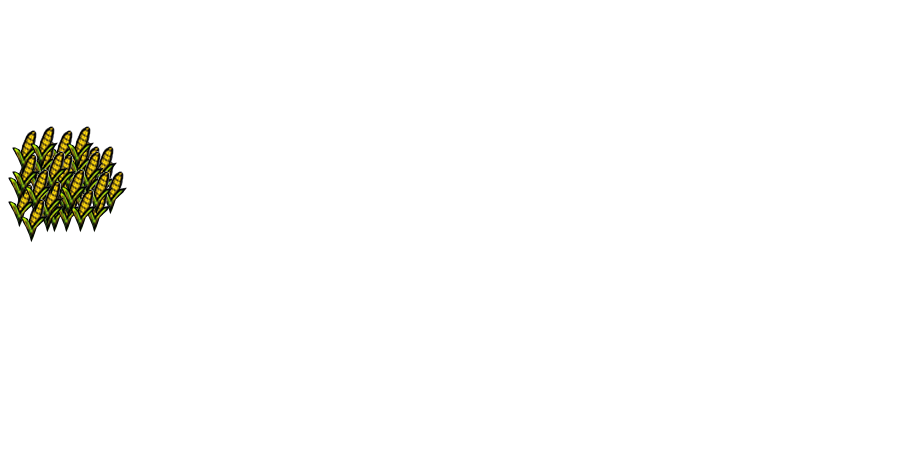
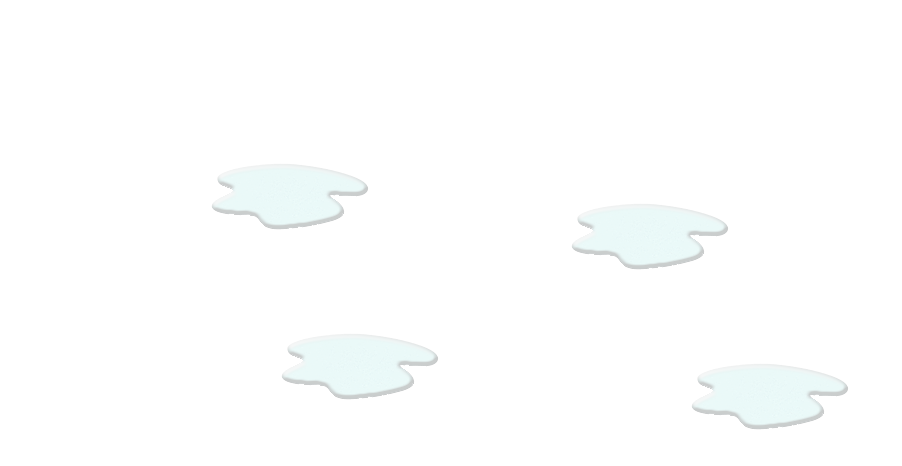
Layered file, before and after one edit (902 x 466). Changes by layer:
hid "ear_of_corn6" over [8, 126, 127, 243]
showed group "Puddles" (4 layers), opacity 100% → 25% over [211, 163, 848, 430]
